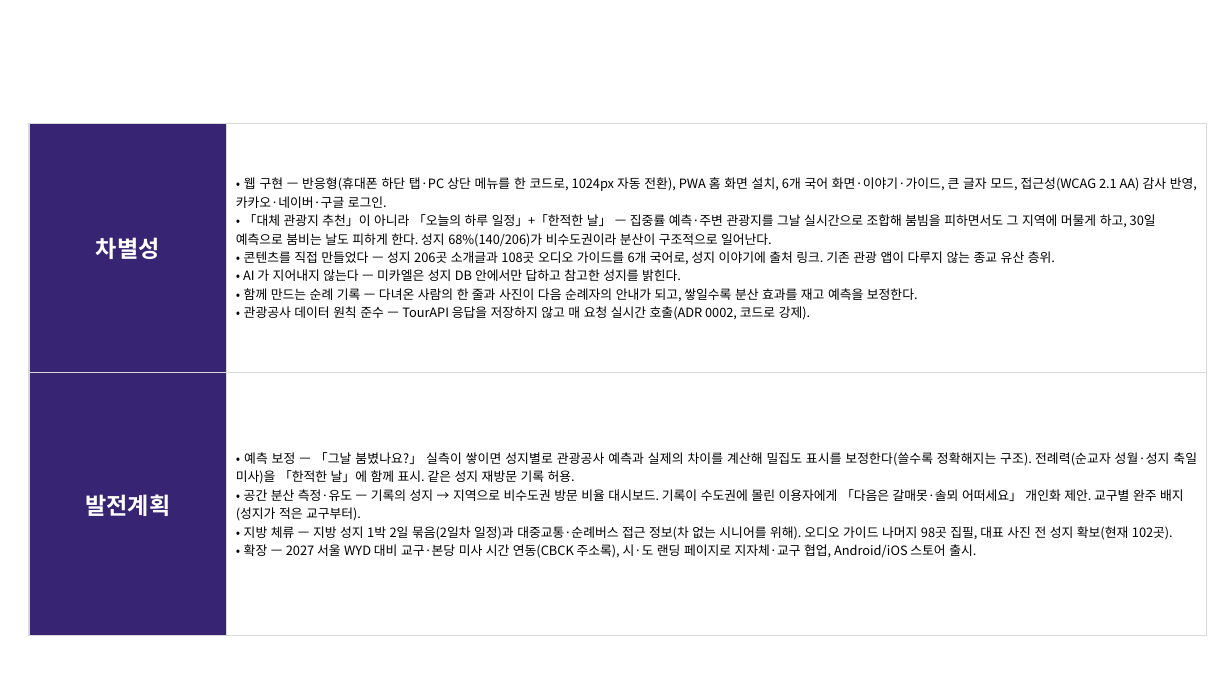
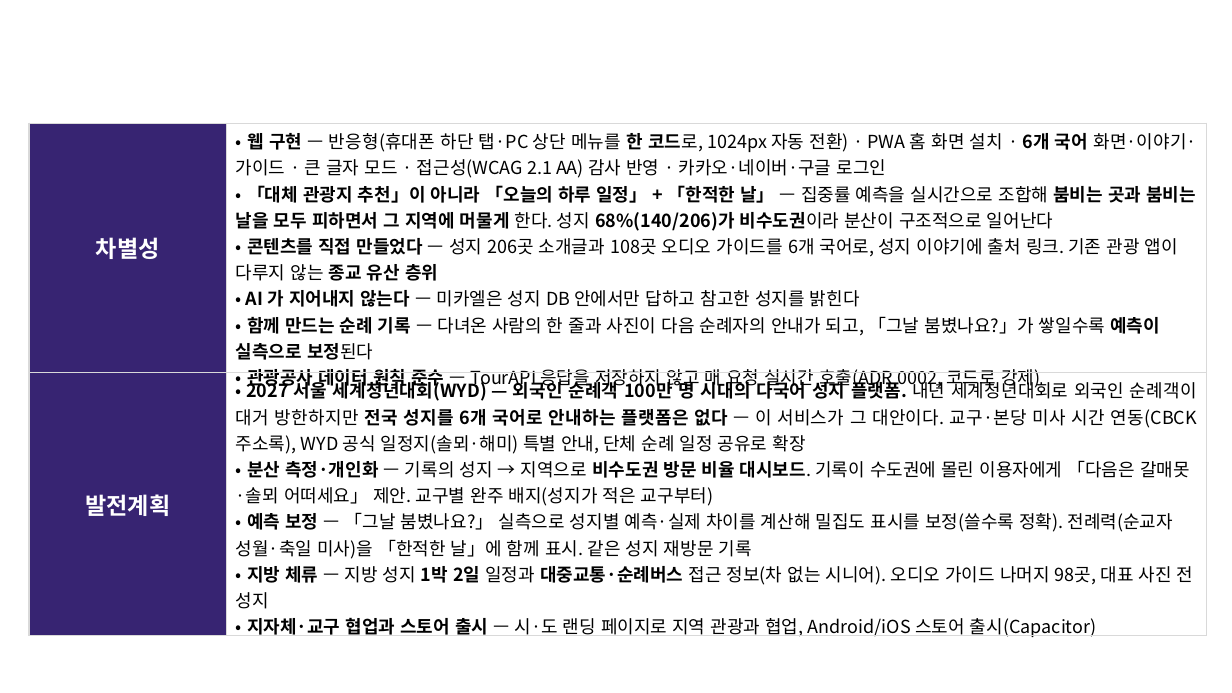
Before and after one commit to linkcontent7-huisun/visitholykorea, a slide deck: slide 12 of docs/10-product/공모전/원본-공모전제출/기능설명서_2026-09-21.pptx. Drawn at 1232x693 pixels with LibreOffice and Linux fonts; fonts in the diff are those of the drawing; background and template pictures are left out. Boxes give left, top, right and bottom in pixels: in the first picture for what was removed or moved away, otherwise in the second. Text is boxed around its words. In the diff, an @@ line names an element or a change of style, - is before the commit and + after.

```diff
--- a/docs/10-product/공모전/원본-공모전제출/기능설명서_2026-09-21.pptx
+++ b/docs/10-product/공모전/원본-공모전제출/기능설명서_2026-09-21.pptx
@@ table at box(29, 123, 1206, 641) @@
-row 1, column 2: • 웹 구현 — 반응형(휴대폰 하단 탭·PC 상단 메뉴를 한 코드로, 1024px 자동 전환), PWA 홈 화면 설치, 6개 국어 화면·이야기·가이드, 큰 글자 모드, 접근성(WCAG 2.1 AA) 감사 반영, 카카오·네이버·구글 로그인. / • 「대체 관광지 추천」이 아니라 「오늘의 하루 일정」+「한적한 날」 — 집중률 예측·주변 관광지를 그날 실시간으로 조합해 붐빔을 피하면서도 그 지역에 머물게 하고, 30일 예측으로 붐비는 날도 피하게 한다. 성지 68%(140/206)가 비수도권이라 분산이 구조적으로 일어난다. / • 콘텐츠를 직접 만들었다 — 성지 206곳 소개글과 108곳 오디오 가이드를 6개 국어로, 성지 이야기에 출처 링크. 기존 관광 앱이 다루지 않는 종교 유산 층위. / • AI 가 지어내지 않는다 — 미카엘은 성지 DB 안에서만 답하고 참고한 성지를 밝힌다. / • 함께 만드는 순례 기록 — 다녀온 사람의 한 줄과 사진이 다음 순례자의 안내가 되고, 쌓일수록 분산 효과를 재고 예측을 보정한다. / • 관광공사 데이터 원칙 준수 — TourAPI 응답을 저장하지 않고 매 요청 실시간 호출(ADR 0002, 코드로 강제).
+row 1, column 2: • 웹 구현 — 반응형(휴대폰 하단 탭·PC 상단 메뉴를 한 코드로, 1024px 자동 전환) · PWA 홈 화면 설치 · 6개 국어 화면·이야기·가이드 · 큰 글자 모드 · 접근성(WCAG 2.1 AA) 감사 반영 · 카카오·네이버·구글 로그인 / • 「대체 관광지 추천」이 아니라 「오늘의 하루 일정」 + 「한적한 날」 — 집중률 예측을 실시간으로 조합해 붐비는 곳과 붐비는 날을 모두 피하면서 그 지역에 머물게 한다. 성지 68%(140/206)가 비수도권이라 분산이 구조적으로 일어난다 / • 콘텐츠를 직접 만들었다 — 성지 206곳 소개글과 108곳 오디오 가이드를 6개 국어로, 성지 이야기에 출처 링크. 기존 관광 앱이 다루지 않는 종교 유산 층위 / • AI 가 지어내지 않는다 — 미카엘은 성지 DB 안에서만 답하고 참고한 성지를 밝힌다 / • 함께 만드는 순례 기록 — 다녀온 사람의 한 줄과 사진이 다음 순례자의 안내가 되고, 「그날 붐볐나요?」가 쌓일수록 예측이 실측으로 보정된다 / • 관광공사 데이터 원칙 준수 — TourAPI 응답을 저장하지 않고 매 요청 실시간 호출(ADR 0002, 코드로 강제)
-row 2, column 2: • 예측 보정 — 「그날 붐볐나요?」 실측이 쌓이면 성지별로 관광공사 예측과 실제의 차이를 계산해 밀집도 표시를 보정한다(쓸수록 정확해지는 구조). 전례력(순교자 성월·성지 축일 미사)을 「한적한 날」에 함께 표시. 같은 성지 재방문 기록 허용. / • 공간 분산 측정·유도 — 기록의 성지 → 지역으로 비수도권 방문 비율 대시보드. 기록이 수도권에 몰린 이용자에게 「다음은 갈매못·솔뫼 어떠세요」 개인화 제안. 교구별 완주 배지(성지가 적은 교구부터). / • 지방 체류 — 지방 성지 1박 2일 묶음(2일차 일정)과 대중교통·순례버스 접근 정보(차 없는 시니어를 위해). 오디오 가이드 나머지 98곳 집필, 대표 사진 전 성지 확보(현재 102곳). / • 확장 — 2027 서울 WYD 대비 교구·본당 미사 시간 연동(CBCK 주소록), 시·도 랜딩 페이지로 지자체·교구 협업, Android/iOS 스토어 출시.
+row 2, column 2: • 2027 서울 세계청년대회(WYD) — 외국인 순례객 100만 명 시대의 다국어 성지 플랫폼. 내년 세계청년대회로 외국인 순례객이 대거 방한하지만 전국 성지를 6개 국어로 안내하는 플랫폼은 없다 — 이 서비스가 그 대안이다. 교구·본당 미사 시간 연동(CBCK 주소록), WYD 공식 일정지(솔뫼·해미) 특별 안내, 단체 순례 일정 공유로 확장 / • 분산 측정·개인화 — 기록의 성지 → 지역으로 비수도권 방문 비율 대시보드. 기록이 수도권에 몰린 이용자에게 「다음은 갈매못·솔뫼 어떠세요」 제안. 교구별 완주 배지(성지가 적은 교구부터) / • 예측 보정 — 「그날 붐볐나요?」 실측으로 성지별 예측·실제 차이를 계산해 밀집도 표시를 보정(쓸수록 정확). 전례력(순교자 성월·축일 미사)을 「한적한 날」에 함께 표시. 같은 성지 재방문 기록 / • 지방 체류 — 지방 성지 1박 2일 일정과 대중교통·순례버스 접근 정보(차 없는 시니어). 오디오 가이드 나머지 98곳, 대표 사진 전 성지 / • 지자체·교구 협업과 스토어 출시 — 시·도 랜딩 페이지로 지역 관광과 협업, Android/iOS 스토어 출시(Capacitor)
```
Also in this commit, not shown: 9 other slides changed, 4 other files.
